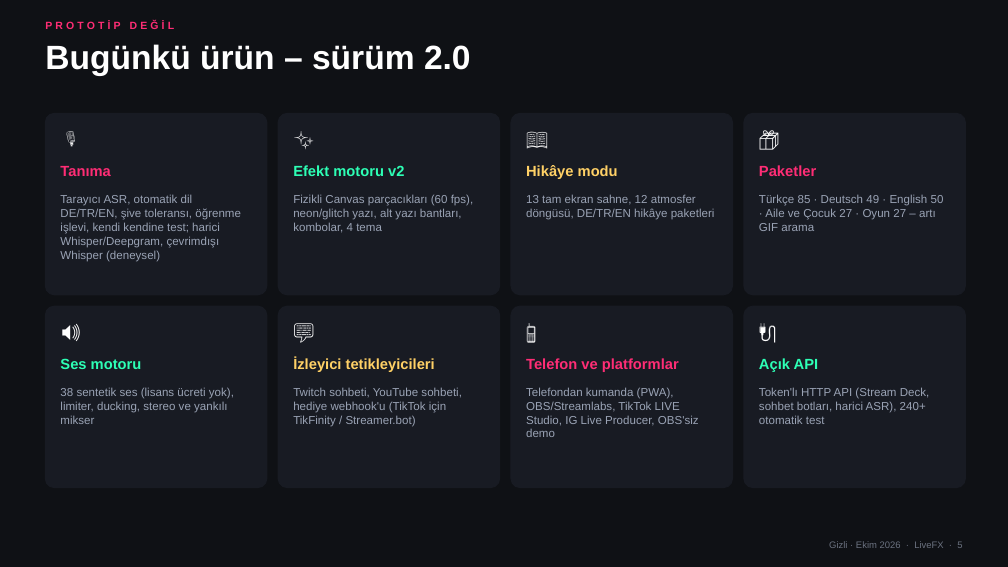
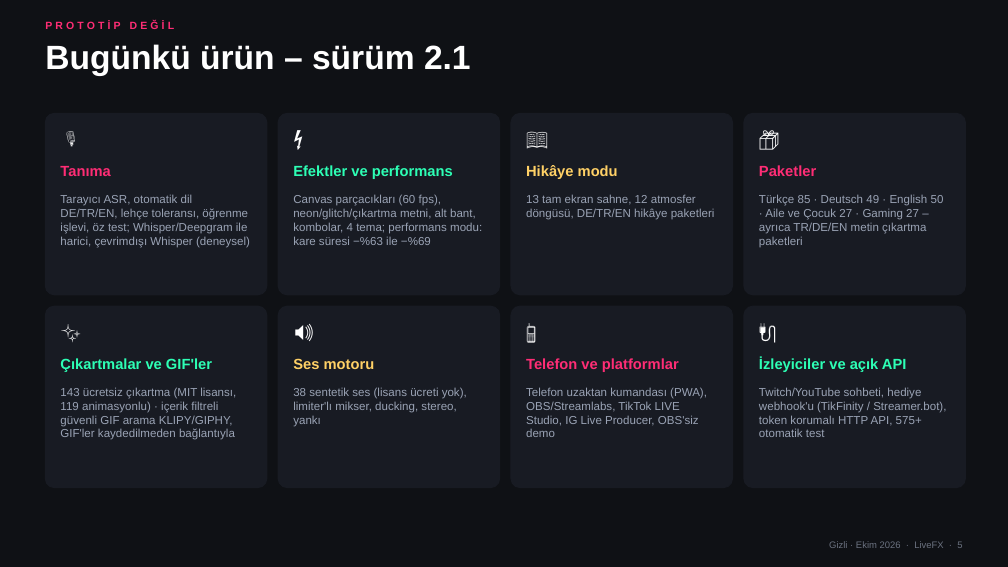
Before and after one commit to fatmaku/Notion, a slide deck: slide 5 of live-fx/business/LiveFX_Pitch_TR.pptx. Drawn at 1008x567 pixels with LibreOffice and Linux fonts; fonts in the diff are those of the drawing. Boxes give left, top, right and bottom in pixels: in the first picture for what was removed or moved away, otherwise in the second. Text is boxed around its words. In the diff, an @@ line names an element or a change of style, - is before the commit and + after.

```diff
--- a/live-fx/business/LiveFX_Pitch_TR.pptx
+++ b/live-fx/business/LiveFX_Pitch_TR.pptx
@@ text at box(45, 44, 471, 76): text changed @@
-Bugünkü ürün – sürüm 2.0
+Bugünkü ürün – sürüm 2.1
@@ text at box(293, 126, 339, 160): text changed @@
-✨
+⚡
@@ text at box(293, 165, 453, 179): text changed @@
-Efekt motoru v2
+Efektler ve performans
@@ text at box(60, 194, 250, 248): text changed @@
-Tarayıcı ASR, otomatik dil DE/TR/EN, şive toleransı, öğrenme işlevi, kendi kendine test; harici Whisper/Deepgram, çevrimdışı Whisper (deneysel)
+Tarayıcı ASR, otomatik dil DE/TR/EN, lehçe toleransı, öğrenme işlevi, öz test; Whisper/Deepgram ile harici, çevrimdışı Whisper (deneysel)
@@ text at box(293, 194, 482, 245): text changed @@
-Fizikli Canvas parçacıkları (60 fps), neon/glitch yazı, alt yazı bantları, kombolar, 4 tema
+Canvas parçacıkları (60 fps), neon/glitch/çıkartma metni, alt bant, kombolar, 4 tema; performans modu: kare süresi −%63 ile −%69
@@ text at box(759, 194, 944, 247): text changed @@
-Türkçe 85 · Deutsch 49 · English 50 · Aile ve Çocuk 27 · Oyun 27 – artı GIF arama
+Türkçe 85 · Deutsch 49 · English 50 · Aile ve Çocuk 27 · Gaming 27 – ayrıca TR/DE/EN metin çıkartma paketleri
@@ text at box(60, 318, 106, 352): text changed @@
-🔊
+✨
@@ text at box(293, 318, 339, 352): text changed @@
-💬
+🔊
@@ text at box(60, 358, 212, 372): text changed @@
-Ses motoru
+Çıkartmalar ve GIF'ler
@@ text at box(293, 358, 375, 369): text changed @@
-İzleyici tetikleyicileri
+Ses motoru
@@ text at box(759, 357, 907, 372): text changed @@
-Açık API
+İzleyiciler ve açık API
@@ text at box(60, 387, 236, 440): text changed @@
-38 sentetik ses (lisans ücreti yok), limiter, ducking, stereo ve yankılı mikser
+143 ücretsiz çıkartma (MIT lisansı, 119 animasyonlu) · içerik filtreli güvenli GIF arama KLIPY/GIPHY, GIF'ler kaydedilmeden bağlantıyla
@@ text at box(293, 387, 467, 427): text changed @@
-Twitch sohbeti, YouTube sohbeti, hediye webhook'u (TikTok için TikFinity / Streamer.bot)
+38 sentetik ses (lisans ücreti yok), limiter'lı mikser, ducking, stereo, yankı
@@ text at box(526, 387, 707, 437): text changed @@
-Telefondan kumanda (PWA), OBS/Streamlabs, TikTok LIVE Studio, IG Live Producer, OBS'siz demo
+Telefon uzaktan kumandası (PWA), OBS/Streamlabs, TikTok LIVE Studio, IG Live Producer, OBS'siz demo
@@ text at box(759, 387, 946, 437): text changed @@
-Token'lı HTTP API (Stream Deck, sohbet botları, harici ASR), 240+ otomatik test
+Twitch/YouTube sohbeti, hediye webhook'u (TikFinity / Streamer.bot), token korumalı HTTP API, 575+ otomatik test
```
Also in this commit, not shown: 5 other slides changed, 3 slides added, 1 slide removed, 36 other files.
